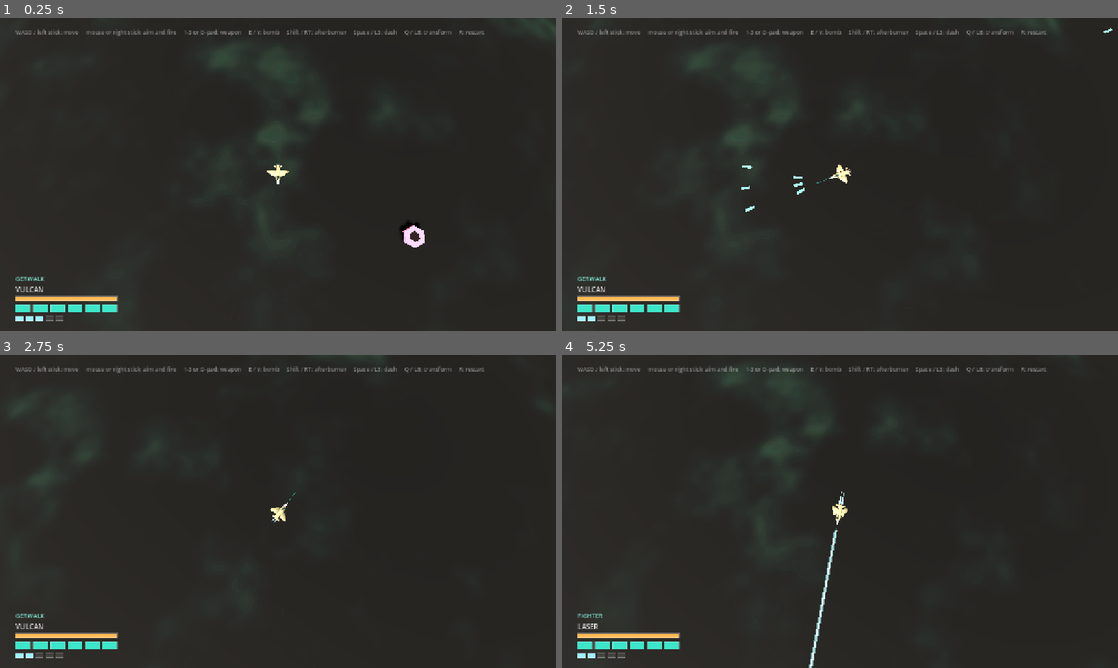
Above: before the commit, frames 1-4 (two rows, left to right).
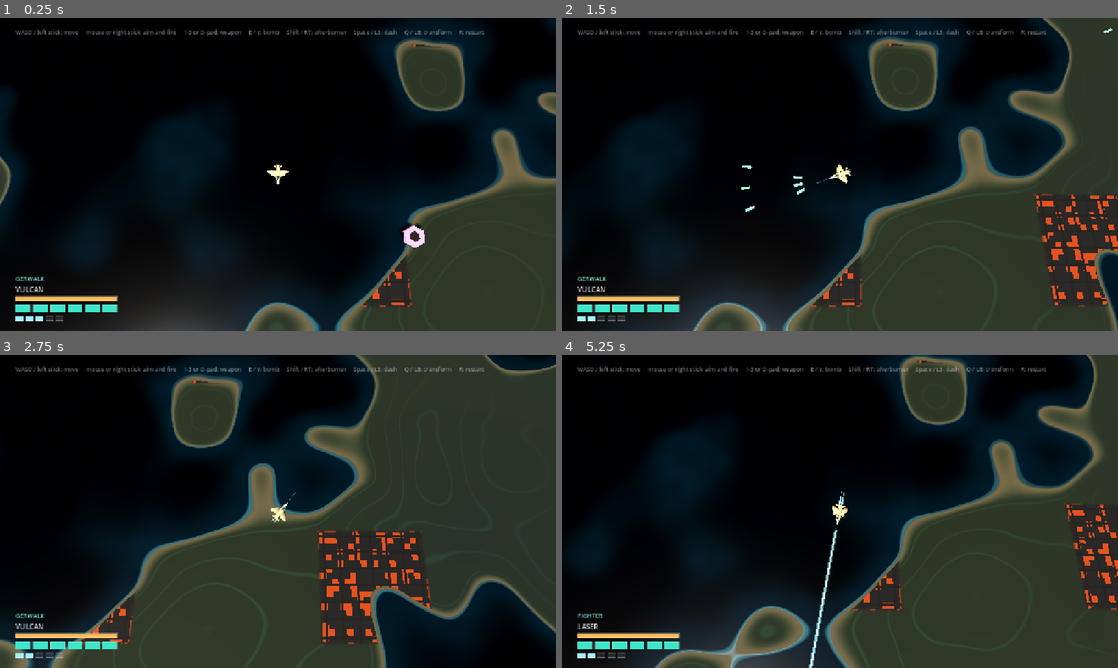
Above: after the commit, the same moments.

Repository: jlortegacares/gerwalk
Game: Godot game, scene res://levels/arena/arena.tscn
Same seed, same stepped clock (60 frames per second), same inputs: the game is played once before the commit and once after it.
Inputs (mouse positions are in pixels of both pictures, inside the frame that each line leads up to):
- Up to frame 1 (0.25 s): no input
- Up to frame 2 (1.5 s): move the mouse to (962, 158) at 0.52 s; hold D (move_right) 0.53-1.25 s; tap E (bomb) at 0.6 s; click (962, 158) at 0.67 s; drag from (728, 190) to (812, 237) at 1.27 s
- Up to frame 3 (2.75 s): move the mouse to (333, 442) at 2.02 s; hold D (move_right) from 2.03 s (still down); tap Space (dash) at 2.1 s
- Up to frame 4 (5.25 s): release D (move_right) at 2.75 s; drag from (812, 574) to (673, 464) at 2.77 s; move the mouse to (1006, 558) at 3.52 s; hold A (move_left) 3.53-4.25 s; tap Q (transform) at 3.6 s; drag from (673, 464) to (756, 433) at 4.27 s; move the mouse to (867, 511) at 5.02 s; hold S (move_down) from 5.03 s (still down); tap 2 (weapon_2) at 5.1 s; click (867, 511) at 5.17 s

The runs differ from the first frame. In frame 1, 81% of the frame differs, in the area x 0-100%, y 0-100%; in frame 2, 70%; in frame 3, 55%; in frame 4, 72%.

Commit message:
feat: grow the planet and paint islands and cities
Radius goes from 400 to 1600, so a lap is ~10053 units, and the segment
count doubles to keep the chord sag at 0.21 units.

The surface gains a sea level: deep and shallow water, a sand beach, foam
at the waterline, and islands 30-80 units across. Cities are painted
districts placed on a cube-sphere chart and drawn on a per-district tangent
plane, with a street grid and scattered amber-lit roofs. Both are scenery:
no nodes, no collision, and the play plane stays flat.

Diff:
--- a/levels/arena/arena.gd
+++ b/levels/arena/arena.gd
@@ -20,17 +20,25 @@
 ## them and leaving them behind is how the planet stays worth crossing.
 
 ## A lap is 2 * PI * PLANET_RADIUS, so this single number is "how much planet
-## there is to cross". At 400 a lap is about 2513 units, roughly 94 seconds of
-## uninterrupted flight at the ship's top speed.
+## there is to cross". At 1600 a lap is about 10053 units, roughly 6 minutes at
+## GERWALK cruise and 3.5 at FIGHTER cruise.
 ##
 ## It is also the curvature knob: the camera sits 51.5 units above the surface,
 ## and past a radius of about 100 the top of the screen meets the ground before
 ## the horizon, so the limb leaves the frame and the planet reads as a surface
 ## instead of a globe.
-const PLANET_RADIUS: float = 400.0
+const PLANET_RADIUS: float = 1600.0
 const GROUND_Y: float = -1.5
-const PLANET_SEGMENTS: int = 96
-const PLANET_RINGS: int = 48
+
+## Tessellation has to track the radius, or the ground bobs. The facets are
+## chords, so the surface sits below the true sphere by roughly
+## (vertex spacing)^2 / (8 * radius) at the centre of each triangle. With the old
+## 400-unit planet and 96 segments that gap was 0.21 units; at 1600 the same
+## segment count would make it 0.86 units and the terrain would visibly rise and
+## fall under the ship as the facets roll past. Doubling both counts keeps the
+## gap at 0.21 units for a quarter of the curvature.
+const PLANET_SEGMENTS: int = 192
+const PLANET_RINGS: int = 96
 
 ## Encounters. The planet is far too large to hold a fixed set of turrets around
 ## the ship, so the arena streams them: a small population follows the player at
@@ -177,6 +185,9 @@
 
 	var material: ShaderMaterial = ShaderMaterial.new()
 	material.shader = SURFACE_SHADER
+	# The city chart is measured in units, so the shader needs the radius to turn
+	# its cube-sphere coordinates into distances.
+	material.set_shader_parameter("planet_radius", PLANET_RADIUS)
 
 	var ground: MeshInstance3D = MeshInstance3D.new()
 	ground.name = "Ground"
--- a/levels/arena/planet_surface.gdshader
+++ b/levels/arena/planet_surface.gdshader
@@ -13,6 +13,29 @@
 // 3D noise instead of spherical UVs: the ship sits at the pole of its own local
 // patch, and every UV layout collapses at a pole. Three-dimensional noise has no
 // poles and is uniform over the whole sphere.
+//
+// Land is a field with a sea level: below it the surface is water, above it are
+// islands with beaches, vegetation and high ground. Cities are painted on top,
+// because the ship flies 1.5 units above the ground and a city has to read from
+// 50 units up - a real building at that height is a speck.
+
+uniform float planet_radius = 1600.0;
+
+// Land layout. SEA_LEVEL is a threshold on the land field; the three scales are
+// feature sizes in units: continents, islands and shoreline detail.
+const float SEA_LEVEL = 0.50;
+const float REGION_SCALE = 0.0055;
+const float ISLAND_SCALE = 0.021;
+const float COAST_SCALE = 0.085;
+
+// City layout. One candidate district per CITY_CELL, CITY_HALF is the half-size
+// of a district, CITY_BLOCK the street pitch and CITY_ROAD the road width.
+const float CITY_CELL = 26.0;
+const float CITY_HALF = 10.0;
+const float CITY_BLOCK = 2.9;
+const float CITY_ROAD = 0.34;
+const float CITY_ROOF = 1.05;
+const float CITY_LIT = 0.28;
 
 varying vec3 object_position;
 
@@ -55,6 +78,12 @@
 	return total;
 }
 
+float hash21(vec2 p) {
+	vec3 p3 = fract(vec3(p.xyx) * 0.1031);
+	p3 += dot(p3, p3.yzx + 33.33);
+	return fract((p3.x + p3.y) * p3.z);
+}
+
 void vertex() {
 	object_position = VERTEX;
 }
@@ -62,47 +91,133 @@
 void fragment() {
 	vec3 p = object_position;
 
-	// Two scales: terrain fields roughly 14 units across carry the readable
-	// landmass shapes, and one fine octave gives the ship something to track at
-	// speed.
-	float terrain = fbm3(p * 0.072);
-
-	// The fine layer is faded out with distance: without mipmaps a sub-pixel
-	// procedural octave is pure aliasing and the ground sparkles when the camera
-	// moves.
+	// --- land field ---
+	// Three scales with different jobs: region decides where there is open ocean
+	// at all, island carves the landmass the ship actually crosses, and the coast
+	// octave keeps the shoreline ragged instead of a smooth blob.
+	// fbm3 sums weights 0.5 + 0.25 + 0.125 over noise that averages 0.5, so its
+	// own mean is 0.4375. Each octave is recentred and stretched before it is
+	// composed, or the whole field sits on the sea level and every island turns
+	// into one soft blob with no shoreline.
+	float region = (fbm3(p * REGION_SCALE) - 0.4375) * 2.2;
+	float island = (fbm3(p * ISLAND_SCALE) - 0.4375) * 2.6;
+	float coast = (value_noise3(p * COAST_SCALE) - 0.5) * 0.55;
+
+	float field = 0.50 + island * 0.55 + region * 0.45 + coast * 0.18;
+
+	float sea = SEA_LEVEL;
+	float height = clamp((field - sea) / (1.0 - sea), 0.0, 1.0);
+	float depth = clamp((sea - field) / sea, 0.0, 1.0);
+	float land = smoothstep(0.0, 0.010, height);
+
 	float camera_distance = length(VERTEX);
 	float fine_weight = 1.0 - smoothstep(35.0, 95.0, camera_distance);
-	float fine = value_noise3(p * 0.40 + vec3(7.0, 3.0, 11.0));
-
-	float raw = terrain * 0.85 + fine * 0.15 * fine_weight;
-
-	// fBm clusters tightly around 0.5. Stretching the useful band is what makes
-	// the palette read as terrain instead of one flat shelf colour.
-	float height = smoothstep(0.30, 0.68, raw);
-
-	vec3 abyss = vec3(0.006, 0.014, 0.020);
-	vec3 basin = vec3(0.016, 0.038, 0.044);
-	vec3 shelf = vec3(0.030, 0.070, 0.070);
-	vec3 land = vec3(0.055, 0.110, 0.090);
-	vec3 peak = vec3(0.105, 0.155, 0.115);
-
-	vec3 color = mix(abyss, basin, smoothstep(0.10, 0.35, height));
-	color = mix(color, shelf, smoothstep(0.32, 0.55, height));
-	color = mix(color, land, smoothstep(0.52, 0.74, height));
-	color = mix(color, peak, smoothstep(0.72, 0.92, height));
-
-	// Topographic isolines. Soft gradients alone give the eye nothing to track
-	// while the ship travels; the lines carry the sense of scale and speed.
-	float contour_phase = abs(fract(height * 7.0) - 0.5) * 2.0;
-	float contour = (1.0 - smoothstep(0.0, 0.16, contour_phase)) * fine_weight;
-
-	// Thin luminous veins along the high ground, sparser than the contours.
-	float vein = smoothstep(0.58, 0.82, terrain) * smoothstep(0.45, 0.65, height);
-	vein *= 0.55 + 0.45 * fine_weight;
+
+	// --- palette ---
+	vec3 deep_water = vec3(0.004, 0.013, 0.030);
+	vec3 shallow_water = vec3(0.018, 0.095, 0.125);
+	vec3 sand = vec3(0.300, 0.262, 0.176);
+	vec3 highland = vec3(0.100, 0.145, 0.102);
+
+	// Two vegetation tones picked by the continental octave. Without it every
+	// landmass is the same flat olive and a planet this size looks like a swatch.
+	vec3 grass_cool = vec3(0.046, 0.110, 0.086);
+	vec3 grass_warm = vec3(0.090, 0.130, 0.052);
+	vec3 grass = mix(grass_cool, grass_warm, smoothstep(-0.35, 0.35, region));
+
+	vec3 water = mix(shallow_water, deep_water, smoothstep(0.02, 0.22, depth));
+	// Painted swell: the sea is a flat surface, and a little large-scale variation
+	// stops it from reading as a solid colour under the glossy roughness.
+	water *= 0.90 + 0.20 * value_noise3(p * 0.35);
+	vec3 ground = mix(sand, grass, smoothstep(0.008, 0.050, height));
+	ground = mix(ground, highland, smoothstep(0.55, 0.85, height));
+
+	vec3 color = mix(water, ground, land);
+
+	// A thin bright ring at the waterline. From 50 units up a beach is a couple of
+	// pixels wide, so the foam is what actually draws the coastline.
+	float foam = (1.0 - smoothstep(0.0, 0.004, abs(field - sea))) * fine_weight;
+
+	// Contour lines only on land: they read as terrain and help judge travel.
+	float contour_phase = abs(fract(height * 9.0) - 0.5) * 2.0;
+	float contour = (1.0 - smoothstep(0.0, 0.14, contour_phase)) * land * fine_weight;
+	float high = smoothstep(0.55, 0.85, height) * land;
+
+	// --- cities ---
+	// Two steps. A cube-sphere chart decides *where* districts are: a tangent frame
+	// has two poles where it degenerates and the rolling planet carries the ship
+	// over them constantly, while six faces have no singularity at all. The chart
+	// alone cannot draw them, because it is not conformal and a straight grid bends
+	// across a district, so every district then gets its own tangent plane.
+	vec3 n = normalize(p);
+	vec3 an = abs(n);
+	vec2 uv;
+	float face;
+	if (an.x >= an.y && an.x >= an.z) {
+		uv = n.yz / an.x;
+		face = n.x > 0.0 ? 0.0 : 1.0;
+	} else if (an.y >= an.z) {
+		uv = n.xz / an.y;
+		face = n.y > 0.0 ? 2.0 : 3.0;
+	} else {
+		uv = n.xy / an.z;
+		face = n.z > 0.0 ? 4.0 : 5.0;
+	}
+
+	vec2 chart = uv * planet_radius;
+	vec2 cell = floor(chart / CITY_CELL);
+	vec2 seed = cell + vec2(face * 71.0, face * 43.0);
+
+	vec2 cell_uv = (cell + 0.5) * CITY_CELL / planet_radius;
+	vec3 cn;
+	if (face < 0.5) {
+		cn = normalize(vec3(1.0, cell_uv.x, cell_uv.y));
+	} else if (face < 1.5) {
+		cn = normalize(vec3(-1.0, cell_uv.x, cell_uv.y));
+	} else if (face < 2.5) {
+		cn = normalize(vec3(cell_uv.x, 1.0, cell_uv.y));
+	} else if (face < 3.5) {
+		cn = normalize(vec3(cell_uv.x, -1.0, cell_uv.y));
+	} else if (face < 4.5) {
+		cn = normalize(vec3(cell_uv.x, cell_uv.y, 1.0));
+	} else {
+		cn = normalize(vec3(cell_uv.x, cell_uv.y, -1.0));
+	}
+	vec3 centre = cn * planet_radius;
+	vec3 ref = abs(cn.y) < 0.85 ? vec3(0.0, 1.0, 0.0) : vec3(1.0, 0.0, 0.0);
+	vec3 t1 = normalize(cross(ref, cn));
+	vec3 t2 = cross(cn, t1);
+	vec2 local = vec2(dot(p - centre, t1), dot(p - centre, t2));
+
+	float district = step(0.66, hash21(seed));
+	float inside = 1.0 - smoothstep(CITY_HALF - 0.8, CITY_HALF, max(abs(local.x), abs(local.y)));
+
+	vec2 block = abs(mod(local, CITY_BLOCK) - CITY_BLOCK * 0.5);
+	float edge = CITY_BLOCK * 0.5 - max(block.x, block.y);
+	float road = 1.0 - smoothstep(CITY_ROAD * 0.5, CITY_ROAD * 0.5 + 0.06, edge);
+
+	// Lit buildings, not lit windows. A window is 0.3 units wide, which is four
+	// pixels from 50 units up and turns into white noise the moment the surface
+	// tilts. One block of roof is what actually reads as a city from here.
+	vec2 building = floor(local / CITY_ROOF);
+	float lit = step(hash21(building + seed * 3.0 + face), CITY_LIT);
+
+	vec3 city_color = mix(vec3(0.052, 0.055, 0.066), vec3(0.011, 0.012, 0.016), road);
+	float city = district * inside * step(0.02, height);
+	// A lit building gets almost no albedo: sunlight on a grey roof washes the
+	// emission out to cream, and the point is that the lights read as lights.
+	city_color = mix(city_color, vec3(0.028, 0.017, 0.010), lit * (1.0 - road));
+	float windows = lit * (1.0 - road) * city;
+
+	color = mix(color, city_color, city);
+	// Terrain accents stop at the city edge: a contour line running across an
+	// asphalt block reads as a seam in the surface.
+	float open_land = 1.0 - city;
+	color += vec3(0.32, 0.66, 0.58) * (contour * 0.10 + high * 0.06) * open_land;
+	color += vec3(0.55, 0.80, 0.78) * foam * 0.35;
 
 	ALBEDO = color;
-	ROUGHNESS = 0.92;
+	EMISSION = vec3(1.0, 0.26, 0.04) * windows * 0.60;
+	ROUGHNESS = mix(0.18, 0.92, land);
 	METALLIC = 0.0;
-	EMISSION = vec3(0.035, 0.215, 0.200) * vein * 0.60;
-	EMISSION += vec3(0.020, 0.115, 0.105) * contour * 0.35;
-}
+}
--- a/tests/smoke_test.gd
+++ b/tests/smoke_test.gd
@@ -964,8 +964,8 @@
 	var expected: float = distance / Arena.PLANET_RADIUS
 
 	_check(
-		absf(angle - expected) < 0.03,
-		"the planet turns distance / radius (%.3f rad, expected %.3f)" % [angle, expected]
+		absf(angle - expected) < maxf(0.002, expected * 0.1),
+		"the planet turns distance / radius (%.4f rad, expected %.4f)" % [angle, expected]
 	)
 	_check(
 		axis.z > 0.95,
Not shown, added: odd/tasks/planet-islands-and-cities.md
